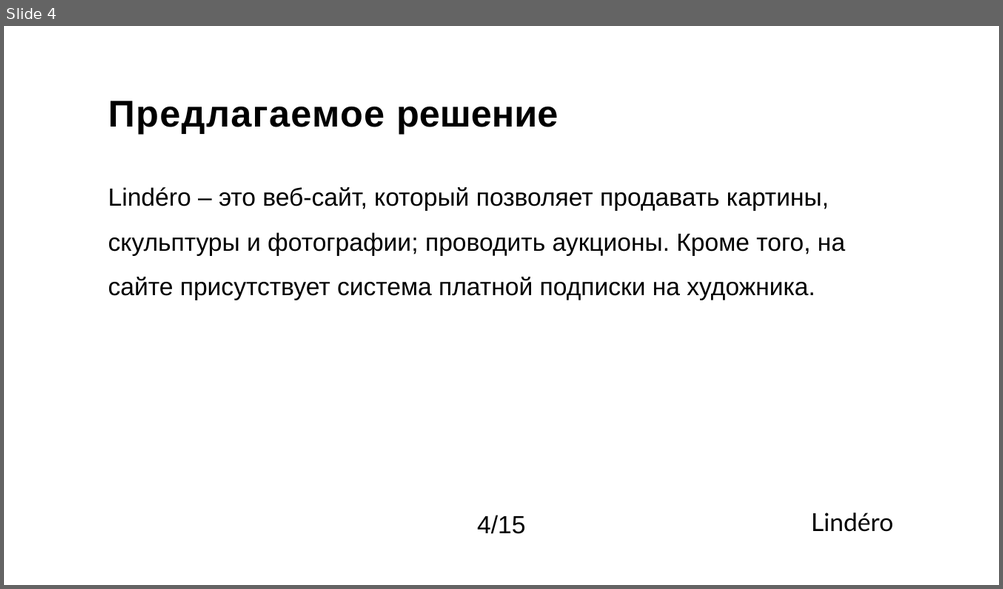
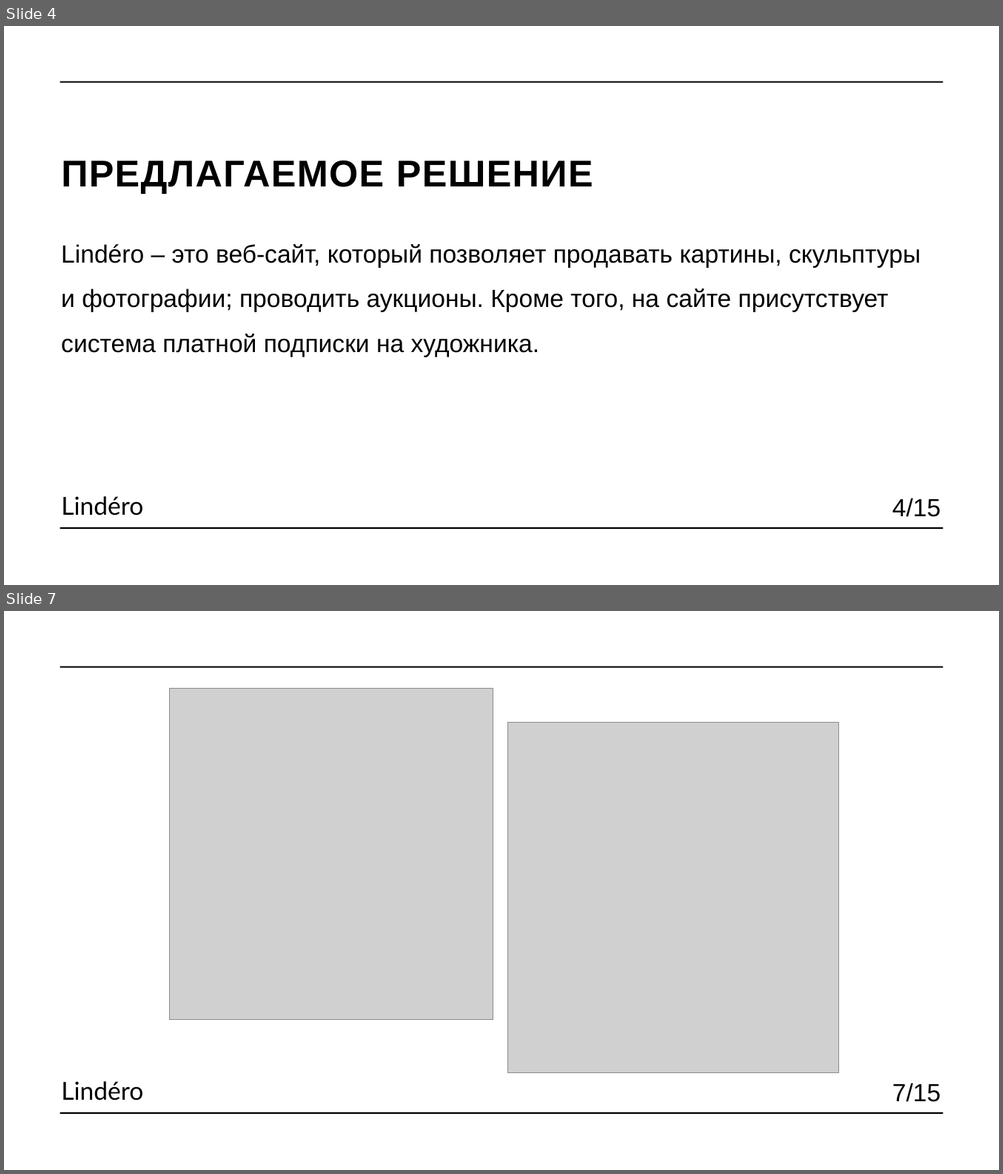
Before and after one commit to raiden-20/online_gallery, a slide deck: Документация/Презентация/Презентация.pptx. Shown one above the other, each under a label of ours: slide 4 before the commit, slides 4 and 7 after it; the slides between them are not shown. The pictures are 1003x589 and 1003x1174 pixels, drawn with LibreOffice and Linux fonts; fonts in the diff are those of the drawing; grey boxes stand for pictures. Boxes give left, top, right and bottom in pixels: in the first picture for what was removed or moved away, otherwise in the second. Text is boxed around its words. In the diff, an @@ line names an element or a change of style, - is before the commit and + after.

```diff
--- a/Документация/Презентация/Презентация.pptx
+++ b/Документация/Презентация/Презентация.pptx
@@ slide 7 added at [4, 611, 999, 1170], background #FFFFFF @@
@@ line added from (60, 667) to (942, 667), #000000 1.5 pt @@
@@ picture added at [170, 689, 492, 1020] @@
@@ picture added at [508, 722, 839, 1073] @@
@@ text added at [61, 1082, 143, 1101], 24 pt, text #000000 @@
+Lindéro
@@ text added at [892, 1083, 940, 1102], 24 pt, text #000000 @@
+7/15
@@ line added from (60, 1114) to (942, 1114), #000000 1.5 pt @@
@@ slide 4 changed as well @@
@@ line added from (60, 82) to (942, 82), #000000 1.5 pt @@
@@ text at [61, 160, 593, 194]: text changed @@
-Предлагаемое решение
+ПРЕДЛАГАЕМОЕ РЕШЕНИЕ
@@ text "Lindéro – это веб-сайт, который ..." rewrapped from [108, 187, 845, 301] to [61, 244, 920, 358] @@
@@ text "4/15": place and size @@
-text "4/15" at [477, 515, 525, 534]
+text "4/15" at [892, 498, 940, 517]
@@ text "Lindéro": place and size @@
-text "Lindéro" at [811, 513, 893, 532]
+text "Lindéro" at [61, 497, 143, 516]
@@ line added from (60, 529) to (942, 529), #000000 1.5 pt @@
```
Also in this commit, not shown: 12 other slides changed, 1 other slide added, 2 slides removed, 1 other file.
